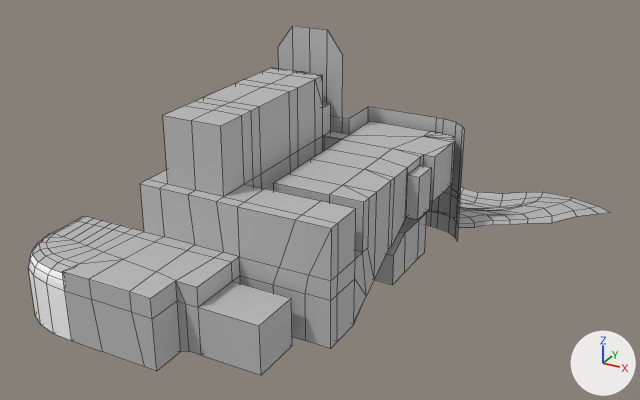
The FBX model DGM Environment/Assets/FloorV4.fbx: old version first, new version second.
The view is the same before and after, from a 50 mm camera at (20.9, -31.0, 18.8) aimed at (1.5, 4.4, 1.1). The axes (+X, +Y, +Z) are drawn at lower right. The lights are the same throughout. Mesh edges are drawn as thin lines. Where no turn or scale is listed for an object, it has been applied to the vertices. Vertices at the same position are counted once.

In view in the first picture: 'Outside_Ground', 'Outside_Wall', 'Shell_Model'.
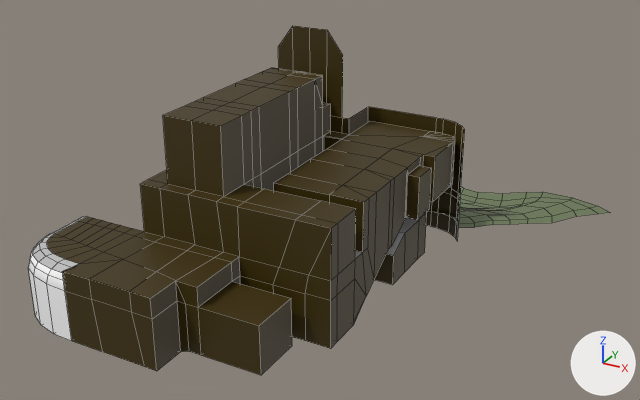
Where the newer file only moved an object's origin or applied its transform, the numbers keep the older frame.

Location of each change, (x1, y1, x2, y2) in pixels of the pictures (640 x 400 px):
'Outside_Wall', recoloured (grey to brown): (278, 26, 465, 240) in both
'Outside_Ground', recoloured (grey to green): (427, 187, 611, 227) in both
part 1 of me_mesh_001, recoloured (grey to brown): (47, 68, 455, 375) in both

Edits to the bpy script that builds the scene:
```text
Add mat_floor:
    mat_floor = principled_material('Floor')
    mat_floor.base_color = (0.0641, 0.0807, 0.1)  # dark blue #485059
Add mat_walls:
    mat_walls = principled_material('Walls')
    mat_walls.base_color = (0.05, 0.0308, 0.0)  # brown #3f3100
Add mat_outdoordirt:
    mat_outdoordirt = principled_material('OutdoorDirt')
    mat_outdoordirt.base_color = (0.151, 0.2, 0.0948)  # dark green #6c7c57
Change me_mesh_025:
    where me_mesh_025.from_pydata(...)  # 195 vertices, 165 faces; spans x -14.3..12.1, y -2.7..8.6, z -2.3..1.7
    remove me_mesh_025.materials.append(mat_lambert1)  # grey #bcbcbc
    add me_mesh_025.materials.append(mat_outdoordirt)  # dark green #6c7c57
Change me_mesh_024:
    where me_mesh_024.from_pydata(...)  # 51 vertices, 30 faces; spans x -5.48..7.81, y -1.1..1.1, z -5.52..4.67
    remove me_mesh_024.materials.append(mat_lambert1)  # grey #bcbcbc
    add me_mesh_024.materials.append(mat_walls)  # brown #3f3100
Change me_mesh_001:
    where me_mesh_001.from_pydata(...)  # 868 vertices, 854 faces; spans x -6.6..7.2, y -8.7..10.4, z -2.4..7.3
    used by ob_shell_model
    me_mesh_001 part 1: 528 of the faces centred in x -6.3..7.2, y -8.7..8.0, z -2.4..7.3 switch from mat_lambert1 (grey #bcbcbc) to mat_walls (brown #3f3100)
    add me_mesh_001.materials.append(mat_floor)  # dark blue #485059
```
